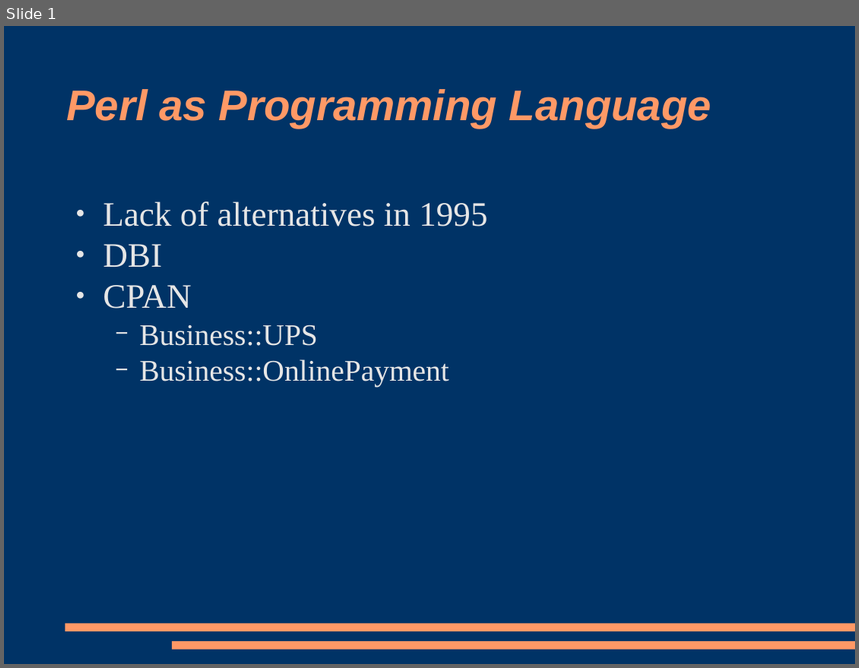
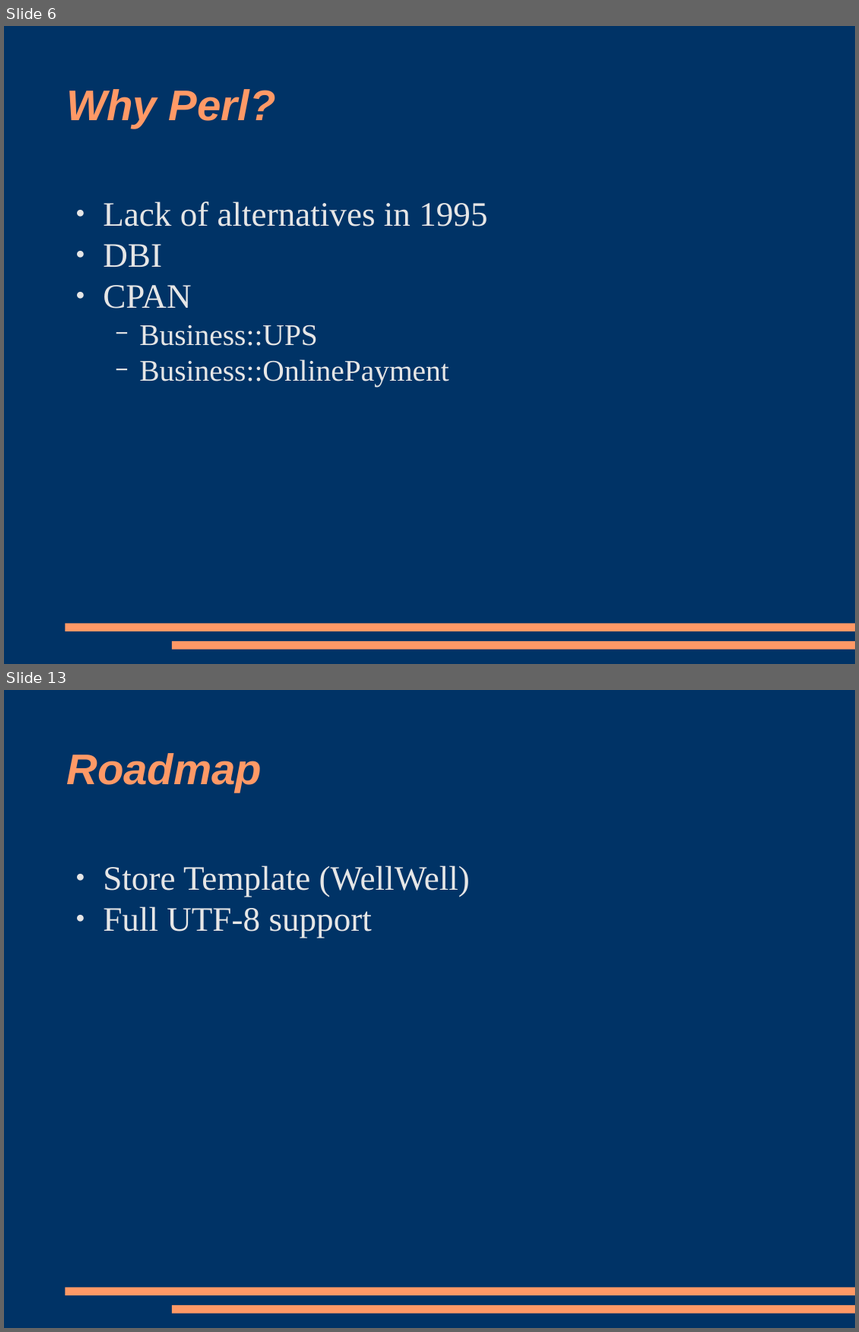
Before and after one commit to racke/Presentations, a slide deck: yapc2008/interchange.odp. Shown one above the other, each under a label of ours: slide 1 before the commit, slides 6 and 13 after it; the slides between them are not shown. The pictures are 859x668 and 859x1332 pixels, drawn with LibreOffice and Linux fonts; fonts in the diff are those of the drawing. Boxes give left, top, right and bottom in pixels: in the first picture for what was removed or moved away, otherwise in the second. Text is boxed around its words. In the diff, an @@ line names an element or a change of style, - is before the commit and + after.

```diff
--- a/yapc2008/interchange.odp
+++ b/yapc2008/interchange.odp
@@ slide 13 added at bbox=[4, 690, 855, 1328], background #003366; not listed: 2 template elements that a slide beside it also shows @@
@@ title added at bbox=[66, 753, 262, 792], 40 pt, text #FF9966, bold, italic @@
+Roadmap
@@ text added at bbox=[103, 866, 470, 938], 32 pt, text #E6E6E6 @@
+● Store Template (WellWell)
+● Full UTF-8 support
@@ what was slide 1 is now slide 6 @@
@@ slide 6 changed as well @@
@@ title at bbox=[66, 89, 276, 128]: text changed @@
-Perl as Programming Language
+Why Perl?
```
Also in this commit, not shown: 12 other slides added, 1 slide removed, 1 other file.
